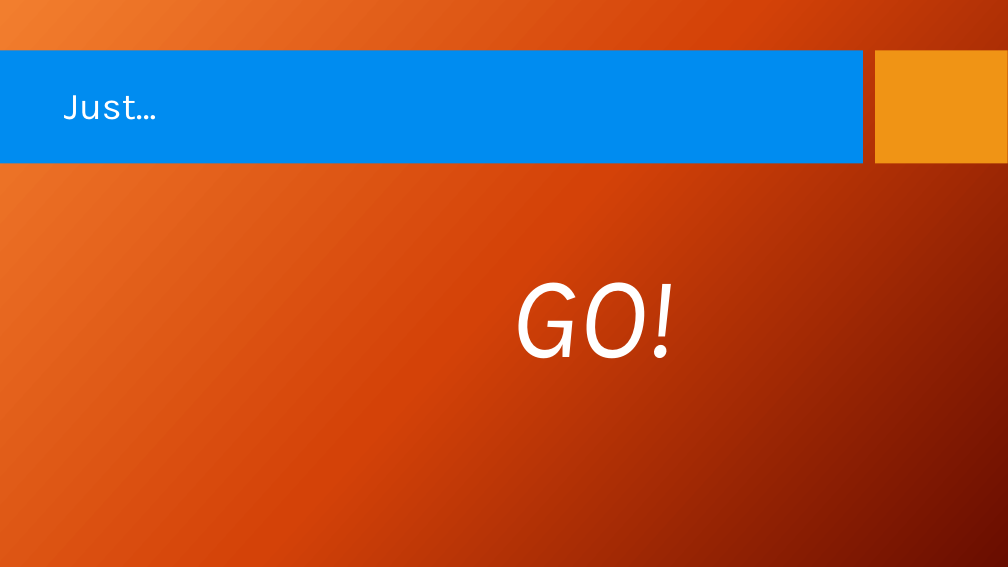
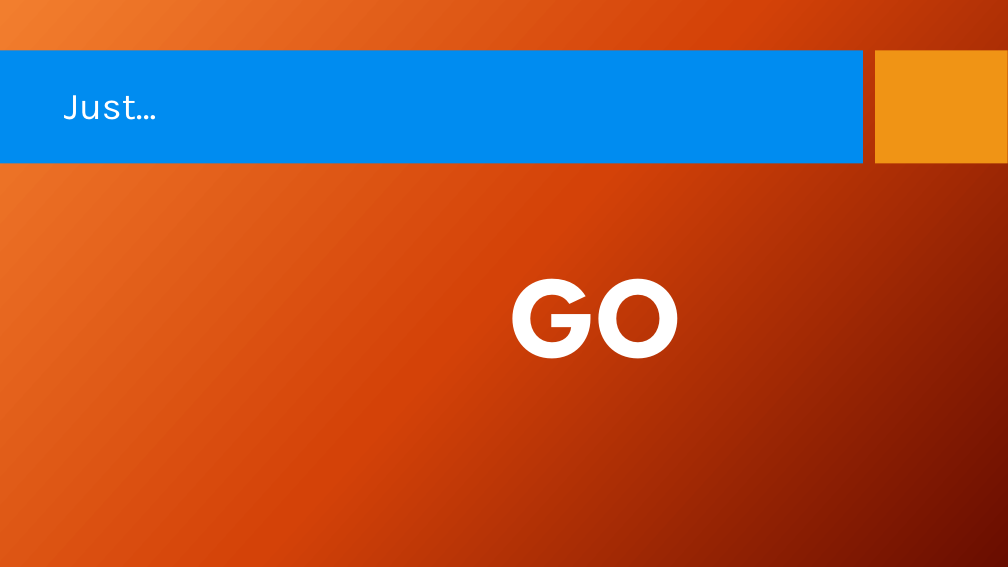
Before and after one commit to Auryn8/red-go, a slide deck: slide 15 of GO_presentacion.pptx (slide 16 before the commit). Drawn at 1008x567 pixels with LibreOffice and Linux fonts; fonts in the diff are those of the drawing; background and template pictures are left out. Boxes give left, top, right and bottom in pixels: in the first picture for what was removed or moved away, otherwise in the second. Text is boxed around its words. In the diff, an @@ line names an element or a change of style, - is before the commit and + after.

```diff
--- a/GO_presentacion.pptx
+++ b/GO_presentacion.pptx
@@ text at [511, 278, 683, 359]: text changed; font Karla to League Spartan; bold on; italic off @@
-GO!
+GO
```
Also in this commit, not shown: 9 other slides changed, 1 slide removed.
